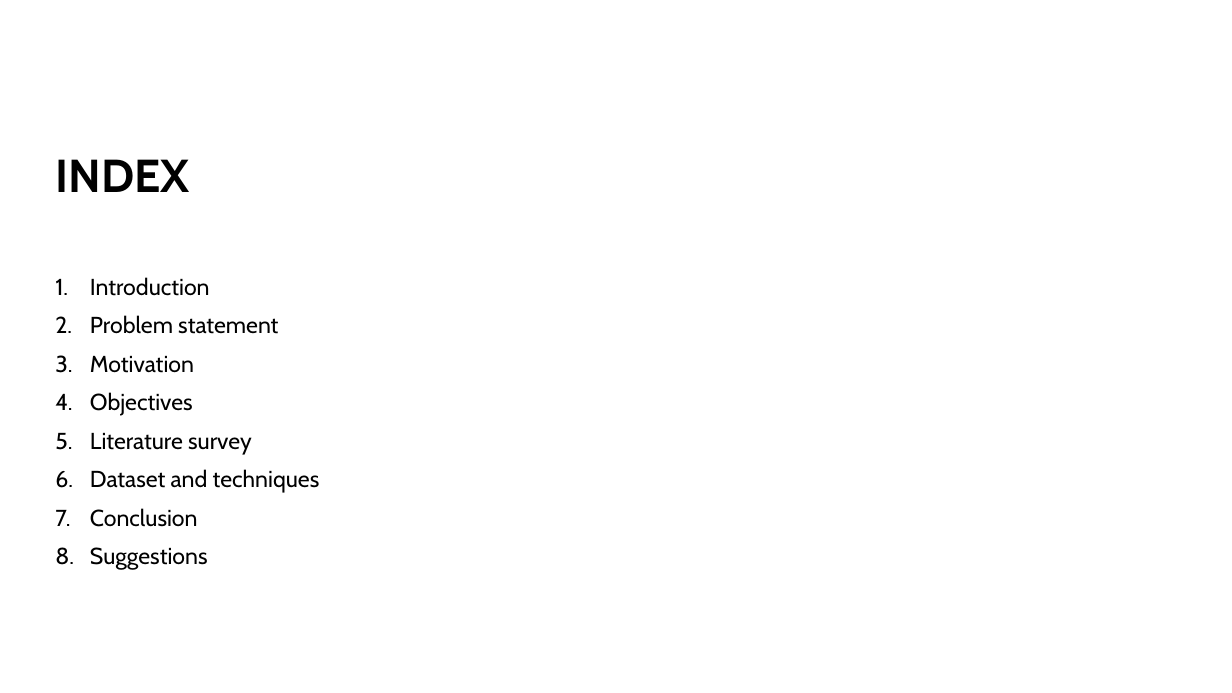
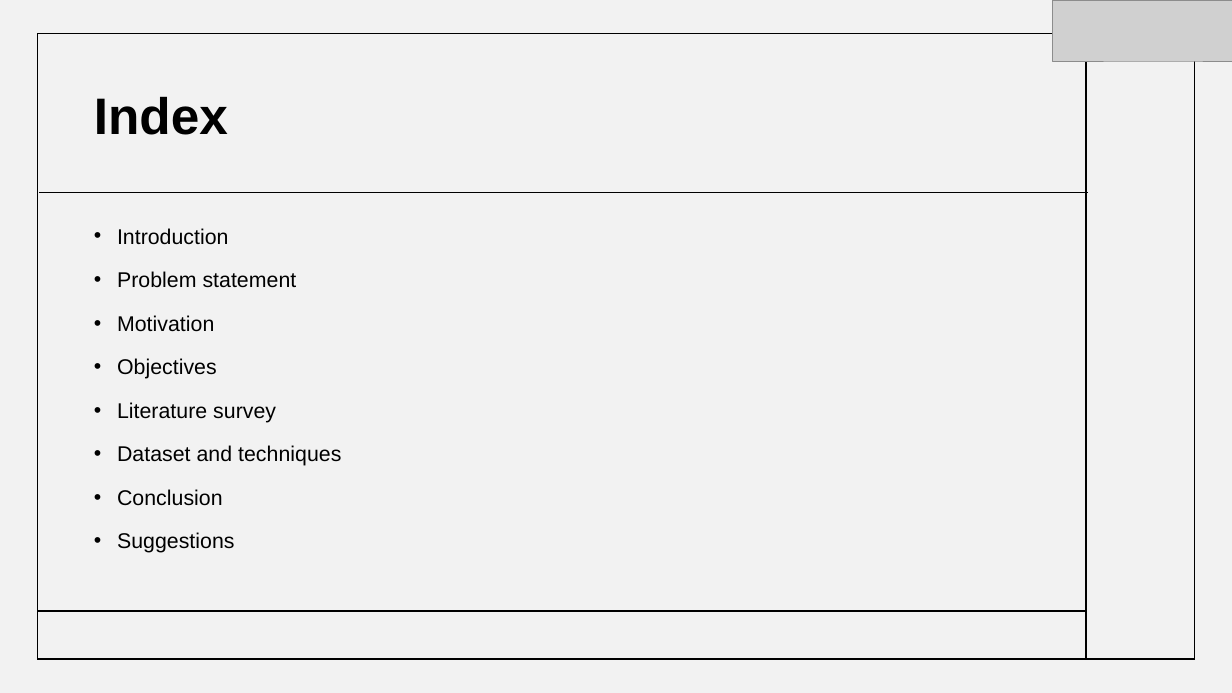
Before and after one commit to 2010030151-satya/Music-generation, a slide deck: slide 2 of presentations/aids_review1.pptx. Drawn at 1232x693 pixels with LibreOffice and Linux fonts; fonts in the diff are those of the drawing; grey boxes stand for pictures. Boxes give left, top, right and bottom in pixels: in the first picture for what was removed or moved away, otherwise in the second. Text is boxed around its words. In the diff, an @@ line names an element or a change of style, - is before the commit and + after.

```diff
--- a/presentations/aids_review1.pptx
+++ b/presentations/aids_review1.pptx
@@ rectangle added at [0, 0, 1232, 693], fill #000000 at 5% opacity @@
@@ picture added at [1053, 0, 1232, 61] @@
@@ rectangle added at [37, 34, 1195, 660], outline #000000 1 pt @@
@@ line added from (1086, 34) to (1086, 659), #000000 1 pt @@
@@ title at [94, 96, 228, 135]: text changed; size 36 to 40 pt; font Cabin to Arial @@
-INDEX
+Index
@@ line added from (39, 192) to (1088, 192), #000000 1 pt @@
@@ text "Introduction": place and size @@
-text "Introduction" at [90, 277, 320, 570]
+text "Introduction" at [117, 228, 341, 553]
@@ text "Introduction" at [117, 228, 341, 553]: size 18 to 16.6 pt, font Cabin to Arial; bullet 1. to •; line spacing 30pt to 1.2; more space between paragraphs @@
@@ line added from (38, 611) to (1086, 611), #000000 1 pt @@
```
Also in this commit, not shown: 13 other slides changed, 1 slide added, 2 other files.
